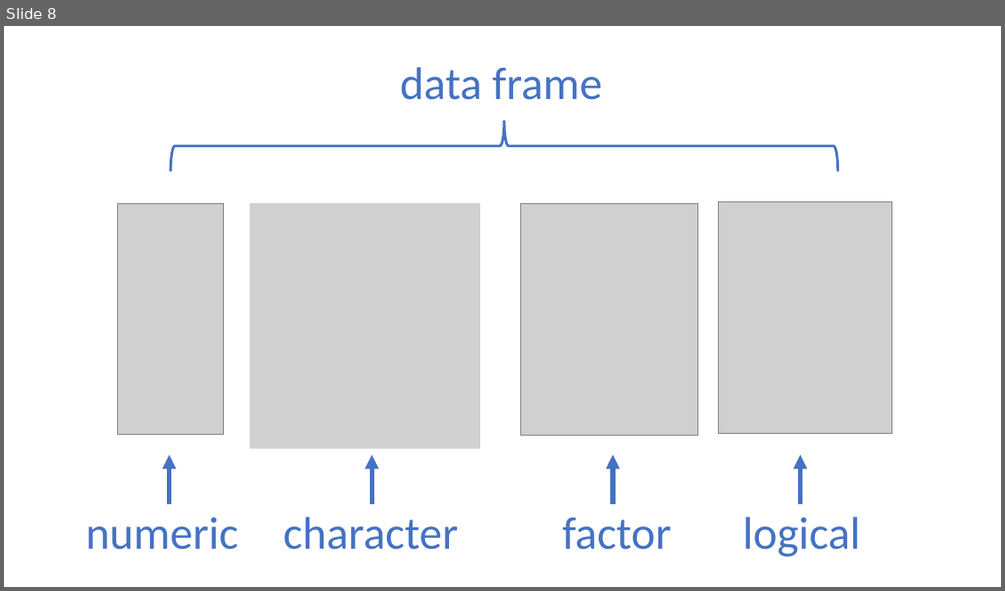
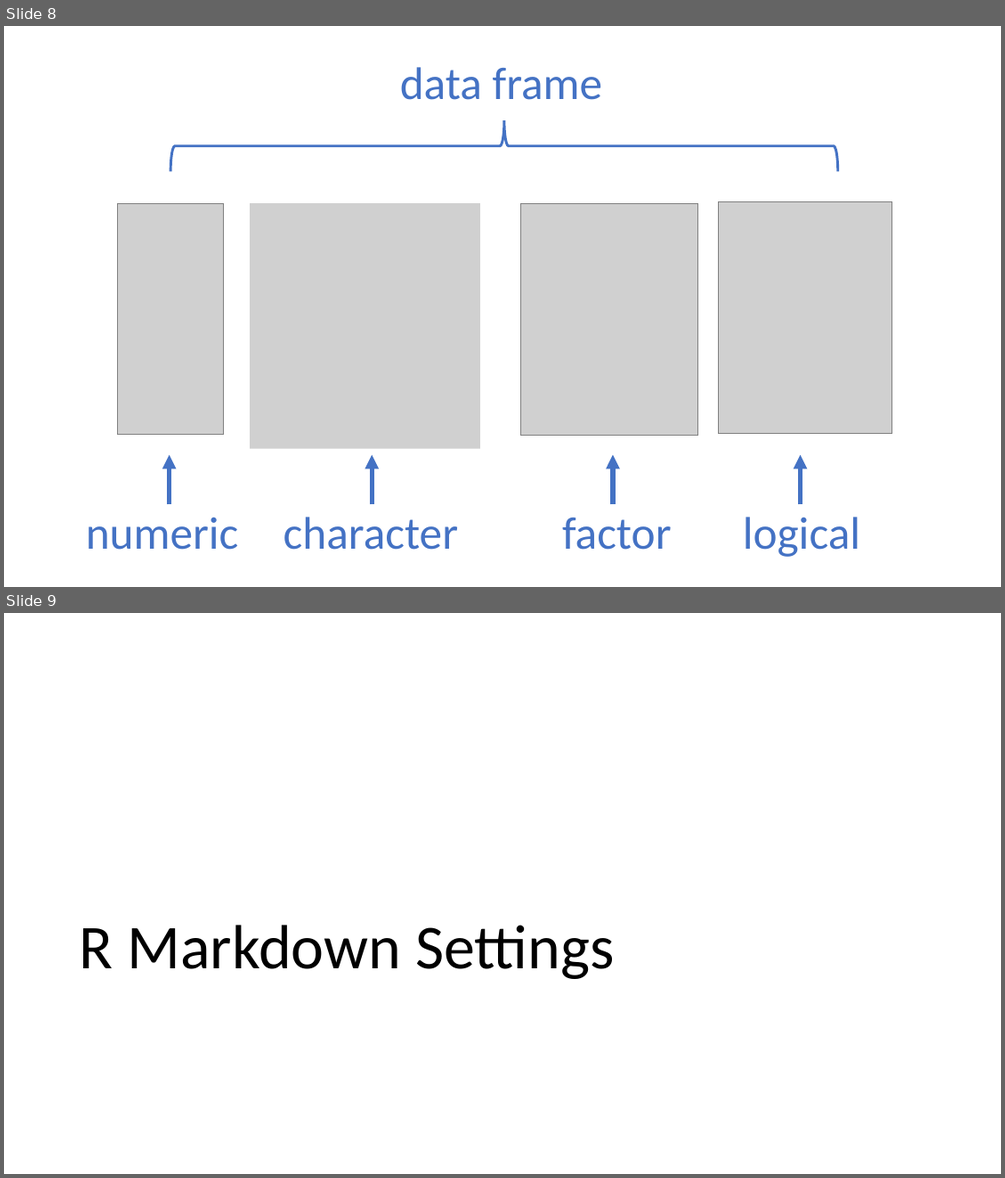
Before and after one commit to DS4PS/Data-Science-Class, a slide deck: TEXTBOOK/figures/figures.pptx. Shown one above the other, each under a label of ours: slide 8 before the commit, slides 8 and 9 after it. The pictures are 1005x591 and 1005x1178 pixels, drawn with LibreOffice and Linux fonts; fonts in the diff are those of the drawing; grey boxes stand for pictures. Boxes give left, top, right and bottom in pixels: in the first picture for what was removed or moved away, otherwise in the second. Text is boxed around its words. In the diff, an @@ line names an element or a change of style, - is before the commit and + after.

```diff
--- a/TEXTBOOK/figures/figures.pptx
+++ b/TEXTBOOK/figures/figures.pptx
@@ slide 9 added at [4, 613, 1001, 1174], background #FFFFFF @@
@@ title added at [80, 925, 614, 979], 60 pt, text #000000 @@
+R Markdown Settings
```
Also in this commit, not shown: 2 other slides added, 7 other files.
